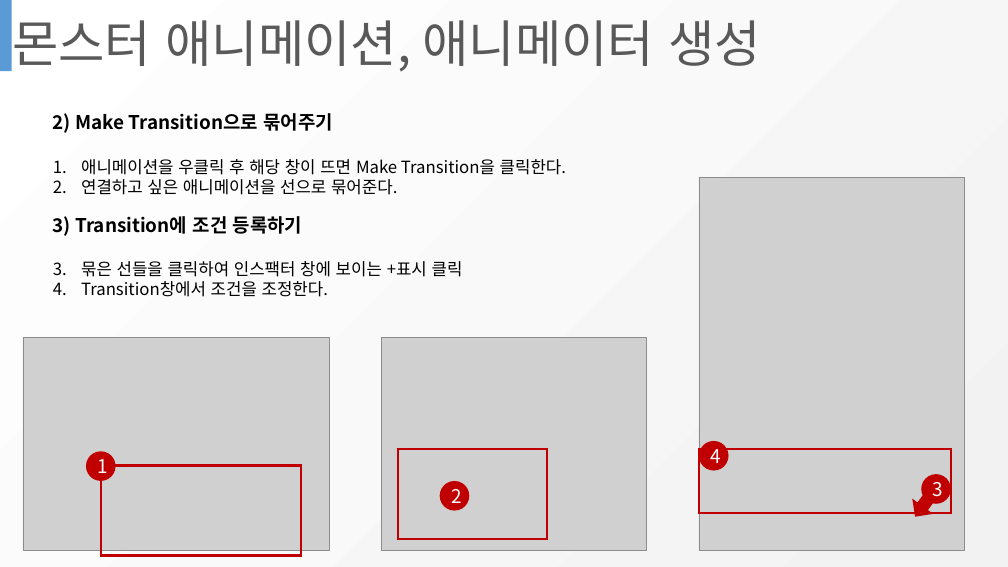
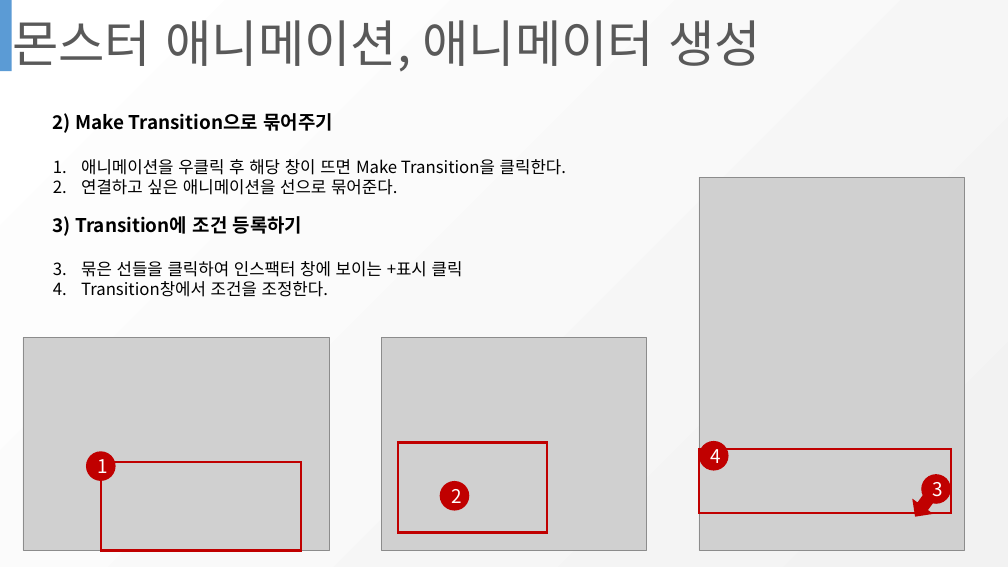
Before and after one commit to WolfPack-1/2D-Side-View-Roguelike, a slide deck: slide 16 of DesignDocs/Design/기획 문서/몬스터생성 메뉴얼.pptx. Drawn at 1008x567 pixels with LibreOffice and Linux fonts; fonts in the diff are those of the drawing; grey boxes stand for pictures. Boxes give left, top, right and bottom in pixels: in the first picture for what was removed or moved away, otherwise in the second. Text is boxed around its words. In the diff, an @@ line names an element or a change of style, - is before the commit and + after.

```diff
--- a/DesignDocs/Design/기획 문서/몬스터생성 메뉴얼.pptx
+++ b/DesignDocs/Design/기획 문서/몬스터생성 메뉴얼.pptx
@@ rectangle: place and size @@
-rectangle at (398, 449, 547, 539)
+rectangle at (398, 442, 547, 532)
@@ rectangle: place and size @@
-rectangle at (101, 466, 301, 556)
+rectangle at (101, 462, 301, 551)
```
Also in this commit, not shown: 2 other slides changed, 1 slide added.
